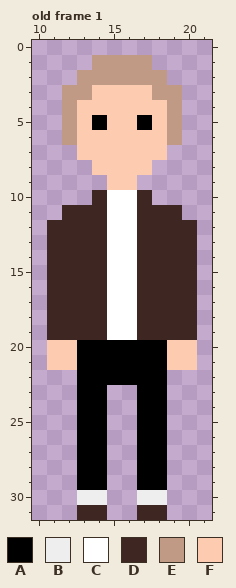
Two versions of one pixel-art file, Assets/Sprites/NPC/NPC.aseprite. Above, as it was before the edit.
32x32 pixels, 1 frame. Shown: old frame 1: x 10..21, y 0..31. The commit also changed other frames, which this record leaves out.
Palette (. is transparent): A #000000  B #eeeeee  C #ffffff  D #3e2723  E #c19a85  F #fdcbb0
Pixels before, old frame 1, first column x 11:
 1 ...EEEE...
 2 ..EEEEEE..
 3 .EEFFFFEE.
 4 .EFFFFFFE.
 5 .EFAFFAFE.
 6 .EFFFFFFE.
 7 ..FFFFFF..
 8 ...FFFF...
 9 ....FF....
10 ...DCCD...
11 .DDDCCDDD.
12 DDDDCCDDDD
13 DDDDCCDDDD
14 DDDDCCDDDD
15 DDDDCCDDDD
16 DDDDCCDDDD
17 DDDDCCDDDD
18 DDDDCCDDDD
19 DDDDCCDDDD
20 FFAAAAAAFF
21 FFAAAAAAFF
22 ..AAAAAA..
23 ..AA..AA..
24 ..AA..AA..
25 ..AA..AA..
26 ..AA..AA..
27 ..AA..AA..
28 ..AA..AA..
29 ..AA..AA..
30 ..BB..BB..
31 ..DD..DD..
New version:
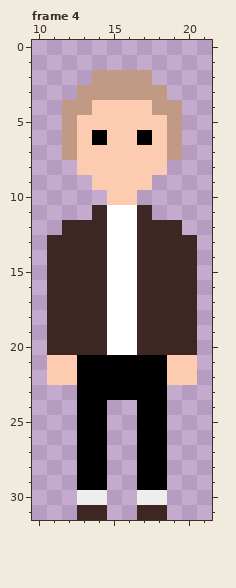
A new or re-ordered frame is compared with the old frame closest to it.
Change:
frames 1 -> 8
Frame 4 is new; against old frame 1:
Colour A now appears in row 23 at x 15 to 16.
The author changed colour F to colour A in row 6 at x 14 and 17.
The author changed colour A to colour C in row 20 at x 15 to 16.
The author changed colour A to colour D in row 20 at x 13 to 14 and 17 to 18.
The author changed colour F to colour D in row 20 at x 11 to 12 and 19 to 20.
Colour E now appears in row 7 at x 12 and 19.
The author changed colour F to colour E in row 3 at x 14 to 17; in row 4 at x 13 and 18.
Colour F now appears in row 8 at x 13 and 18; in row 9 at x 14 and 17; in row 22 at x 11 to 12 and 19 to 20.
The author changed colour A to colour F in row 5 at x 14 and 17.
The author changed colour C to colour F in row 10 at x 15 to 16.
The edit erases colour D in row 10 at x 14 and 17; in row 11 at x 12 to 13 and 18 to 19; in row 12 at x 11 and 20.
The edit erases colour E in row 1 at x 14 to 17; in row 2 at x 13 and 18; in row 3 at x 12 and 19.
